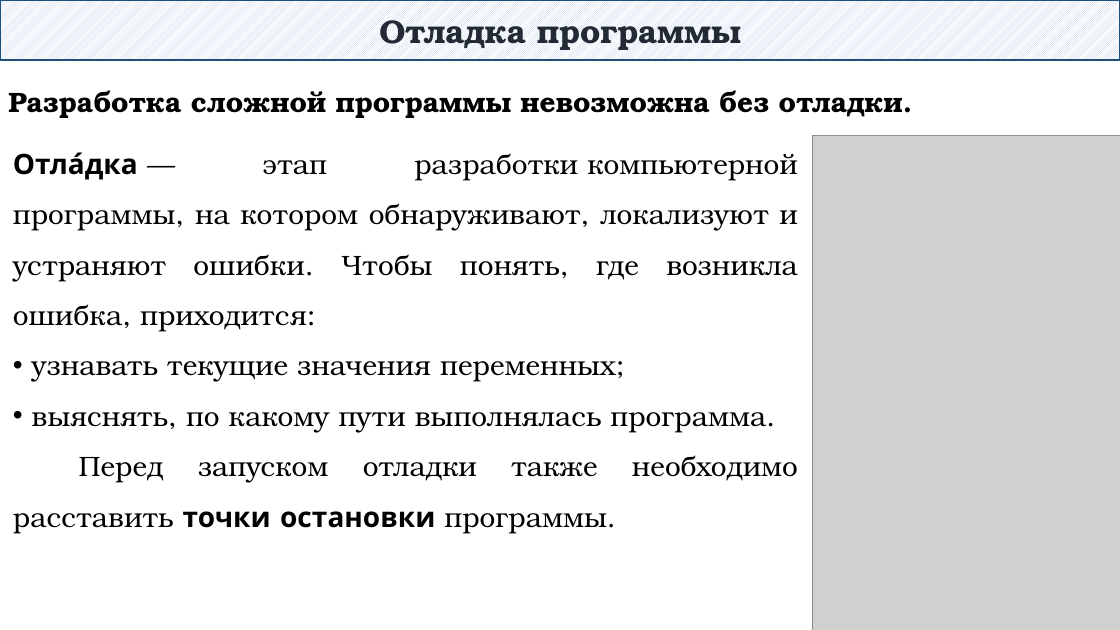
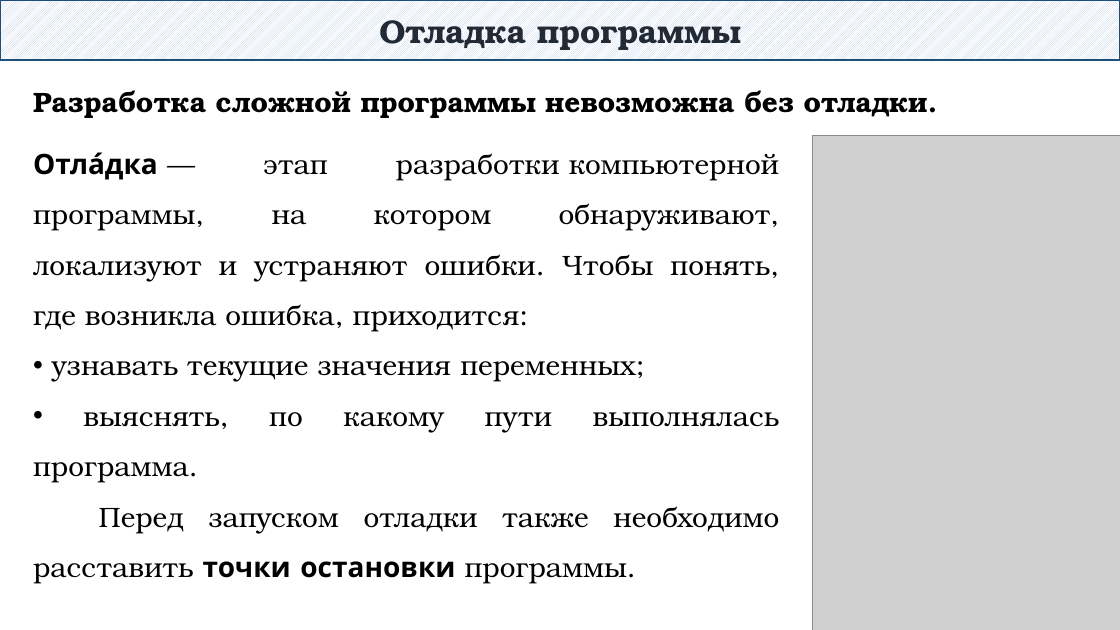
Before and after one commit to DaniilKlyukin/ITiP-1, a slide deck: slide 2 of Лекции/ИТиП лек 4 (лр 4).pptx. Drawn at 1120x630 pixels with LibreOffice and Linux fonts; fonts in the diff are those of the drawing; grey boxes stand for pictures. Boxes give left, top, right and bottom in pixels: in the first picture for what was removed or moved away, otherwise in the second. Text is boxed around its words. In the diff, an @@ line names an element or a change of style, - is before the commit and + after.

```diff
--- a/Лекции/ИТиП лек 4 (лр 4).pptx
+++ b/Лекции/ИТиП лек 4 (лр 4).pptx
@@ text "Разработка сложной программы невозможна без ...": place and size @@
-text "Разработка сложной программы невозможна без ..." at (8, 90, 903, 118)
+text "Разработка сложной программы невозможна без ..." at (33, 90, 928, 118)
@@ text "Отла́дка — этап разработки компьютерной ..." rewrapped from (13, 152, 798, 534) to (33, 152, 780, 584) @@
```
Also in this commit, not shown: 7 other slides changed, 1 other file.
